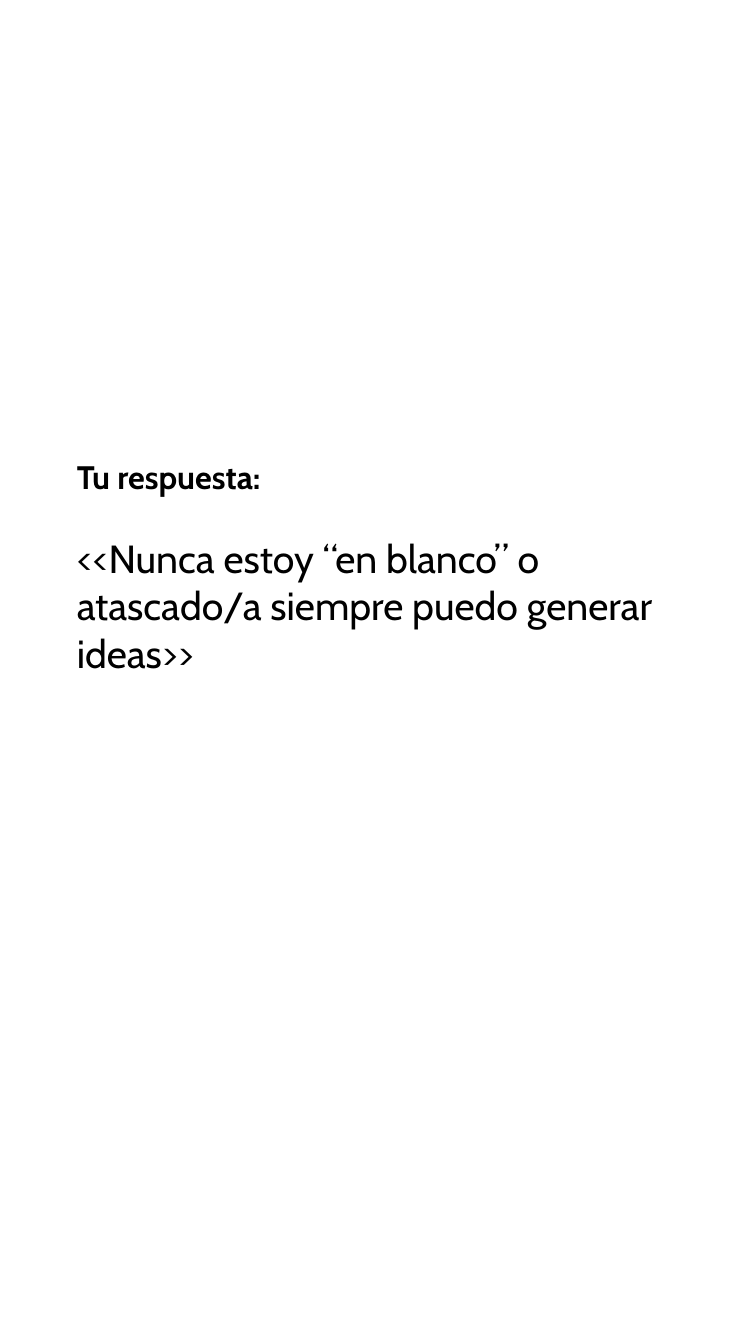
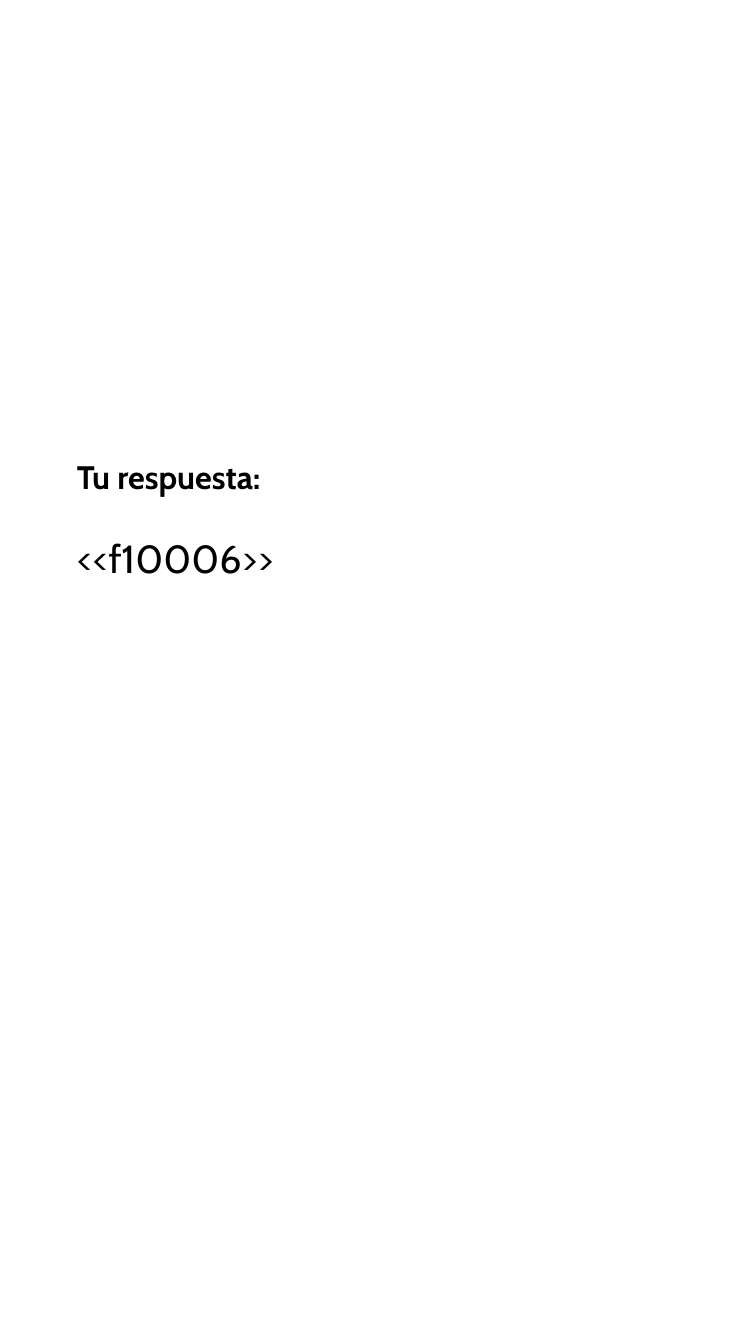
Before and after one commit to gero-educacion/reportgen, a slide deck: slide 7 of assets/template_tu_contexto.pptx. Drawn at 756x1344 pixels with LibreOffice and Linux fonts; fonts in the diff are those of the drawing; background and template pictures are left out. Boxes give left, top, right and bottom in pixels: in the first picture for what was removed or moved away, otherwise in the second. Text is boxed around its words. In the diff, an @@ line names an element or a change of style, - is before the commit and + after.

```diff
--- a/assets/template_tu_contexto.pptx
+++ b/assets/template_tu_contexto.pptx
@@ text at box(77, 543, 274, 574): text changed @@
-<<Nunca estoy “en blanco” o atascado/a siempre puedo generar ideas>>
+<<f10006>>
```
Also in this commit, not shown: 4 other slides changed, 6 slides added, 6 slides removed.
